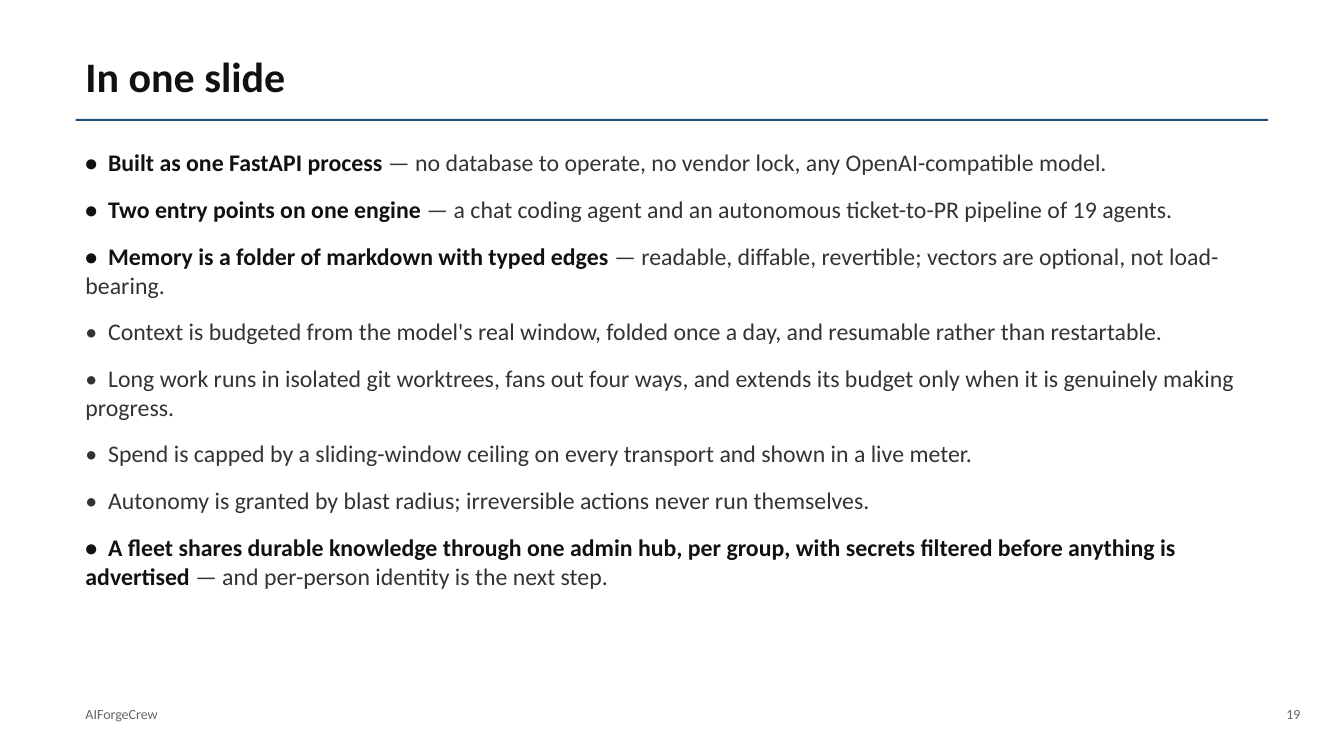
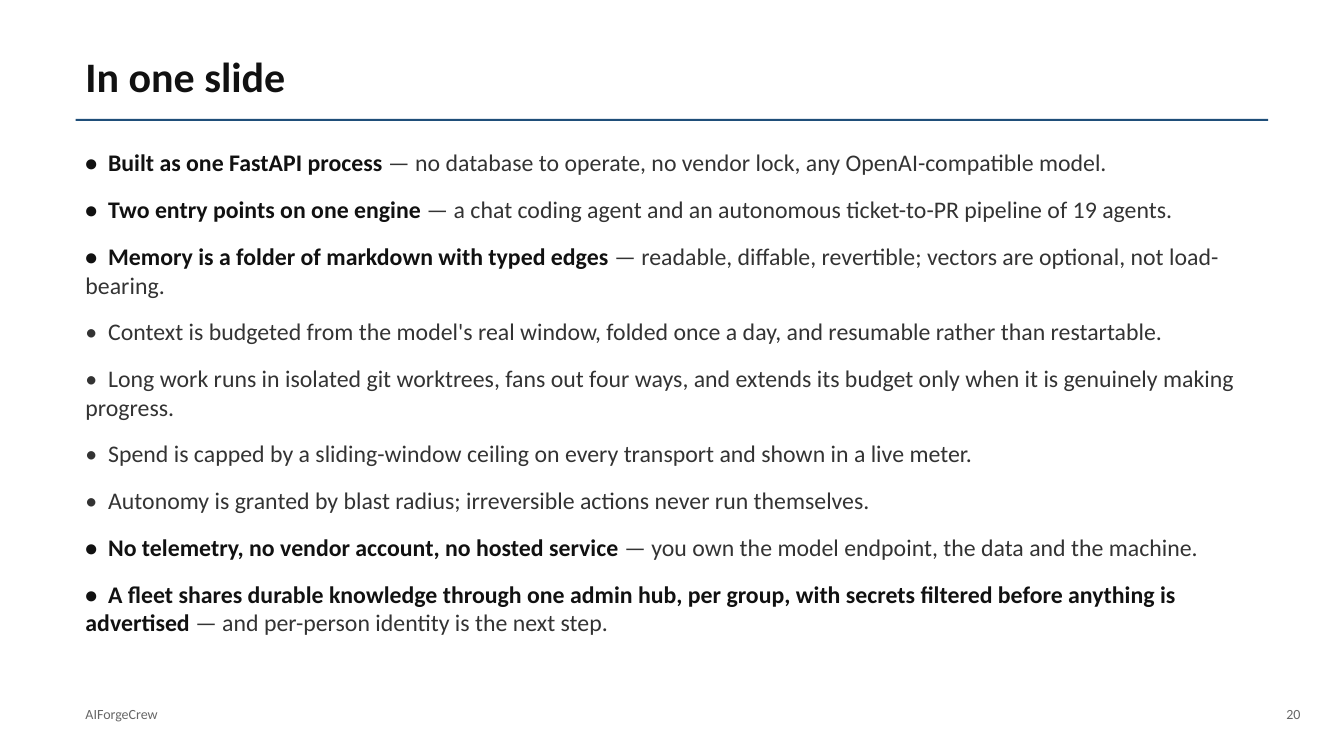
Before and after one commit to Manikanta-Reddy-Pasala/AIForgeCrew, a slide deck: slide 20 of docs/AIForgeCrew-Overview.pptx (slide 19 before the commit). Drawn at 1344x756 pixels with LibreOffice and Linux fonts; fonts in the diff are those of the drawing. Boxes give left, top, right and bottom in pixels: in the first picture for what was removed or moved away, otherwise in the second. Text is boxed around its words. In the diff, an @@ line names an element or a change of style, - is before the commit and + after.

```diff
--- a/docs/AIForgeCrew-Overview.pptx
+++ b/docs/AIForgeCrew-Overview.pptx
@@ text at [108,539,1198,560]: paragraph added @@
+• No telemetry, no vendor account, no hosted service — you own the model endpoint, the data and the machine.
@@ text at [1286,710,1300,719]: text changed @@
-19
+20
```
Also in this commit, not shown: 5 other slides changed, 1 slide added.
